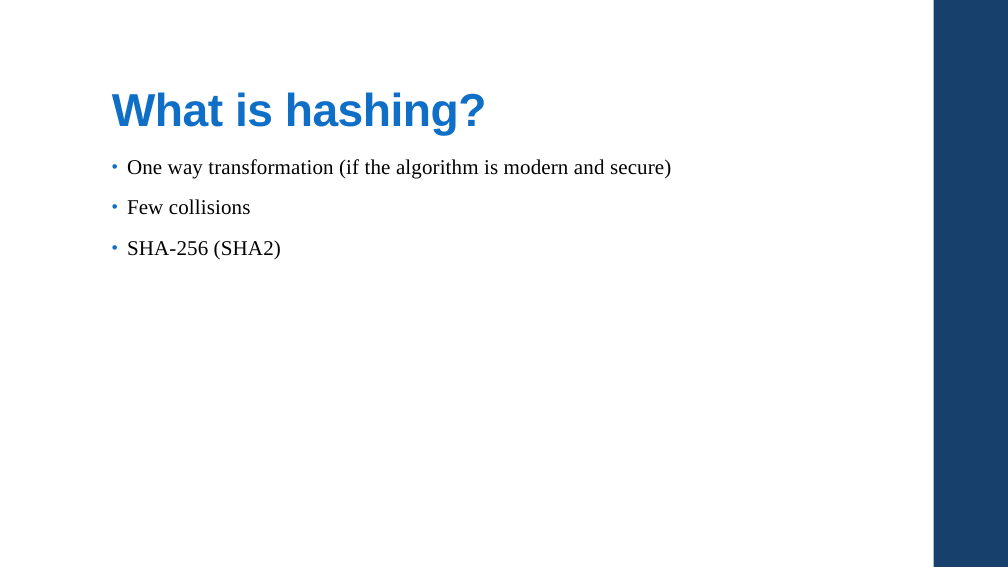
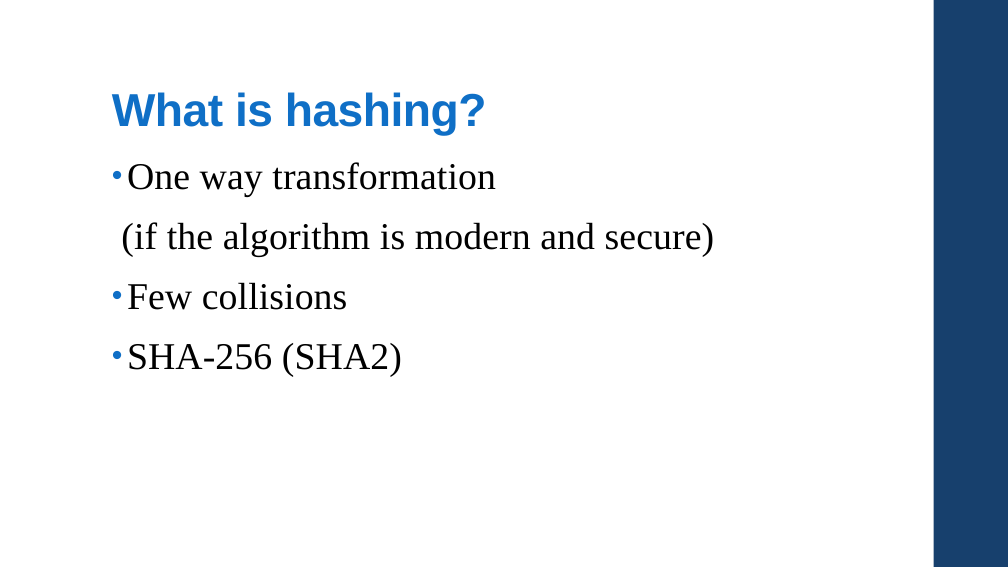
Before and after one commit to csc4350adept/csc4350, a slide deck: slide 7 of Documentation/Pres.pptx. Drawn at 1008x567 pixels with LibreOffice and Linux fonts; fonts in the diff are those of the drawing. Boxes give left, top, right and bottom in pixels: in the first picture for what was removed or moved away, otherwise in the second. Text is boxed around its words. In the diff, an @@ line names an element or a change of style, - is before the commit and + after.

Commit message:
font size
djskz

```diff
--- a/Documentation/Pres.pptx
+++ b/Documentation/Pres.pptx
@@ text at (x1=121, y1=162, x2=715, y2=257): text changed; size 20 to 36 pt @@
-• One way transformation (if the algorithm is modern and secure)
+• One way transformation
+(if the algorithm is modern and secure)
@@ text at (x1=127, y1=282, x2=402, y2=377): size 20 to 36 pt in "Few collisions", "SHA-256 (SHA2)" @@
```
Also in this commit, not shown: 6 other slides changed.
